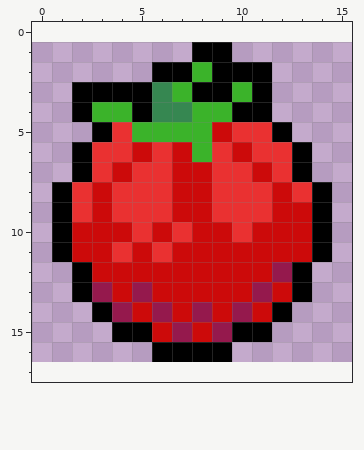
A pixel-art file gets an edit: src/assets/items/tomate.aseprite. Above is the file before it was changed.
16x16 pixels, 1 frame. The old version is drawn lined up with the new one, on the new canvas.
The same view after the edit:
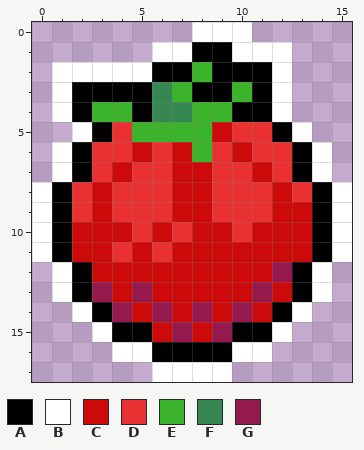
Palette (. is transparent): A #000000  B #ffffff  C #cc0a0a  D #ea3131  E #3bb32a  F #368751  G #95194d
Changes in this commit:
{"change": "canvas 16x16 -> 16x18, the old top-left corner now at 0,1"}
{"y":0,"x":8,"old":"...","new":"BBB"}
{"y":1,"x":6,"old":"..","new":"BB"}
{"y":1,"x":10,"old":"...","new":"BBB"}
{"y":2,"x":1,"old":".....","new":"BBBBB"}
{"y":2,"x":12,"old":".","new":"B"}
{"y":3,"x":1,"old":".","new":"B"}
{"y":3,"x":12,"old":".","new":"B"}
{"y":4,"x":1,"old":".","new":"B"}
{"y":4,"x":12,"old":".","new":"B"}
{"y":5,"x":2,"old":".","new":"B"}
{"y":5,"x":13,"old":".","new":"B"}
{"y":6,"x":1,"old":".","new":"B"}
{"y":6,"x":14,"old":".","new":"B"}
{"y":7,"x":1,"old":".","new":"B"}
{"y":7,"x":14,"old":".","new":"B"}
{"y":8,"x":0,"old":".","new":"B"}
{"y":8,"x":15,"old":".","new":"B"}
{"y":9,"x":0,"old":".","new":"B"}
{"y":9,"x":15,"old":".","new":"B"}
{"y":10,"x":0,"old":".","new":"B"}
{"y":10,"x":15,"old":".","new":"B"}
{"y":11,"x":0,"old":".","new":"B"}
{"y":11,"x":15,"old":".","new":"B"}
{"y":12,"x":1,"old":".","new":"B"}
{"y":12,"x":14,"old":".","new":"B"}
{"y":13,"x":1,"old":".","new":"B"}
{"y":13,"x":14,"old":".","new":"B"}
{"y":14,"x":2,"old":".","new":"B"}
{"y":14,"x":13,"old":".","new":"B"}
{"y":15,"x":3,"old":".","new":"B"}
{"y":15,"x":12,"old":".","new":"B"}
{"y":16,"x":4,"old":"..","new":"BB"}
{"y":16,"x":10,"old":"..","new":"BB"}
{"y":17,"x":6,"old":"....","new":"BBBB"}
{"label":"added","picture_box":[32,22,352,382]}
